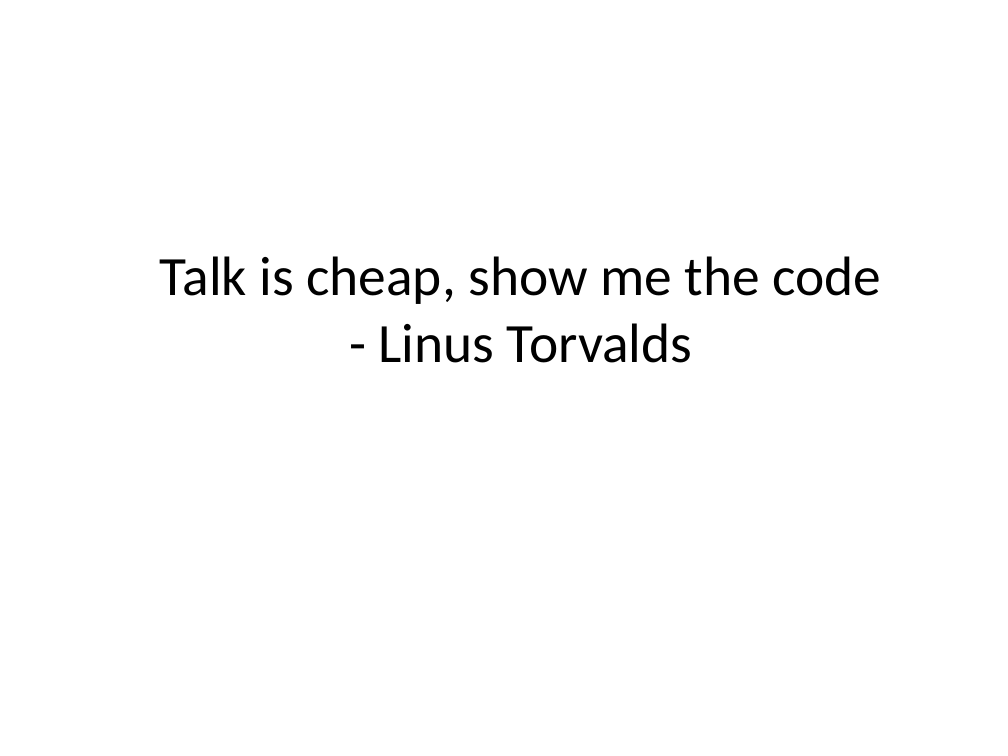
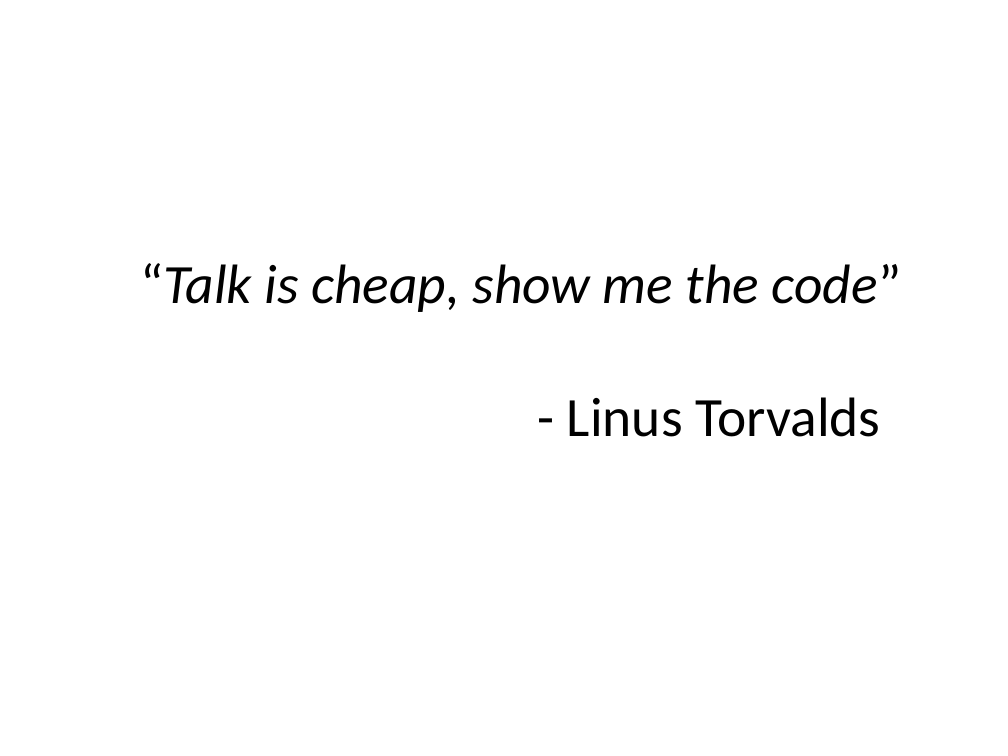
Before and after one commit to sameeri/solid, a slide deck: slide 34 of SOLID Principles of OOD v2.pptx (slide 30 before the commit). Drawn at 1008x756 pixels with LibreOffice and Linux fonts; fonts in the diff are those of the drawing. Boxes give left, top, right and bottom in pixels: in the first picture for what was removed or moved away, otherwise in the second. Text is boxed around its words. In the diff, an @@ line names an element or a change of style, - is before the commit and + after.

```diff
--- a/SOLID Principles of OOD v2.pptx
+++ b/SOLID Principles of OOD v2.pptx
@@ title at [140, 263, 902, 437]: text changed; italic on @@
-Talk is cheap, show me the code
-- Linus Torvalds
+“Talk is cheap, show me the code”
+- Linus Torvalds
```
Also in this commit, not shown: 8 other slides changed, 12 slides added, 1 slide removed.
